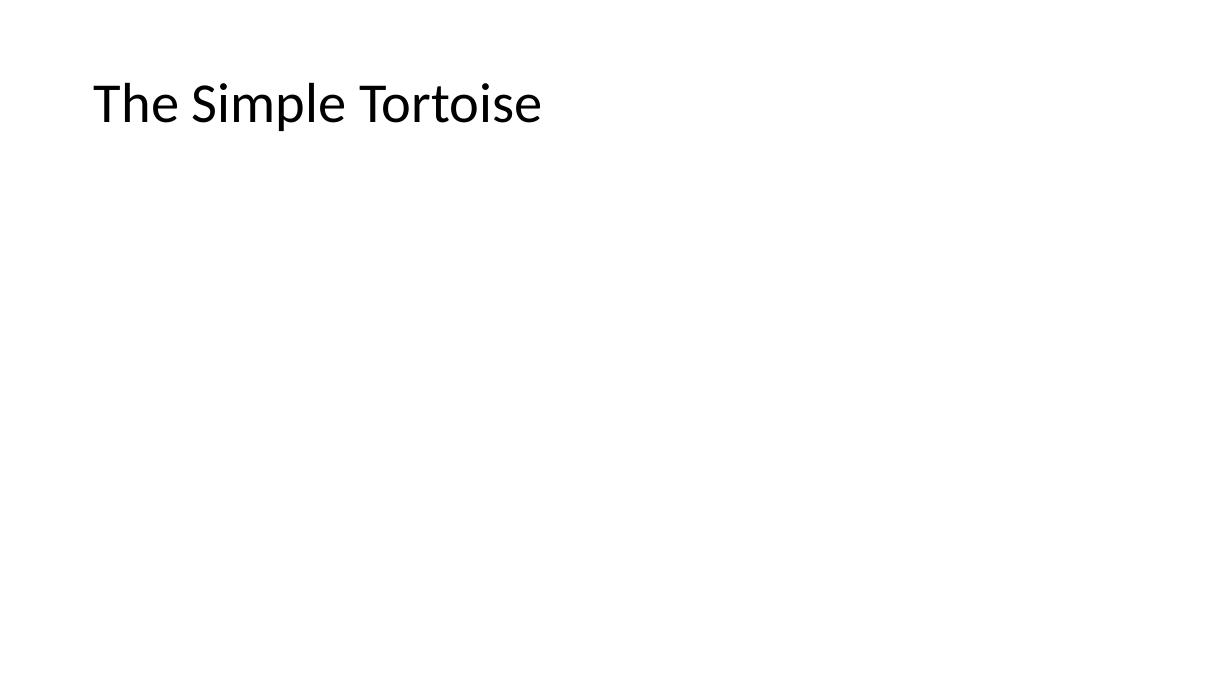
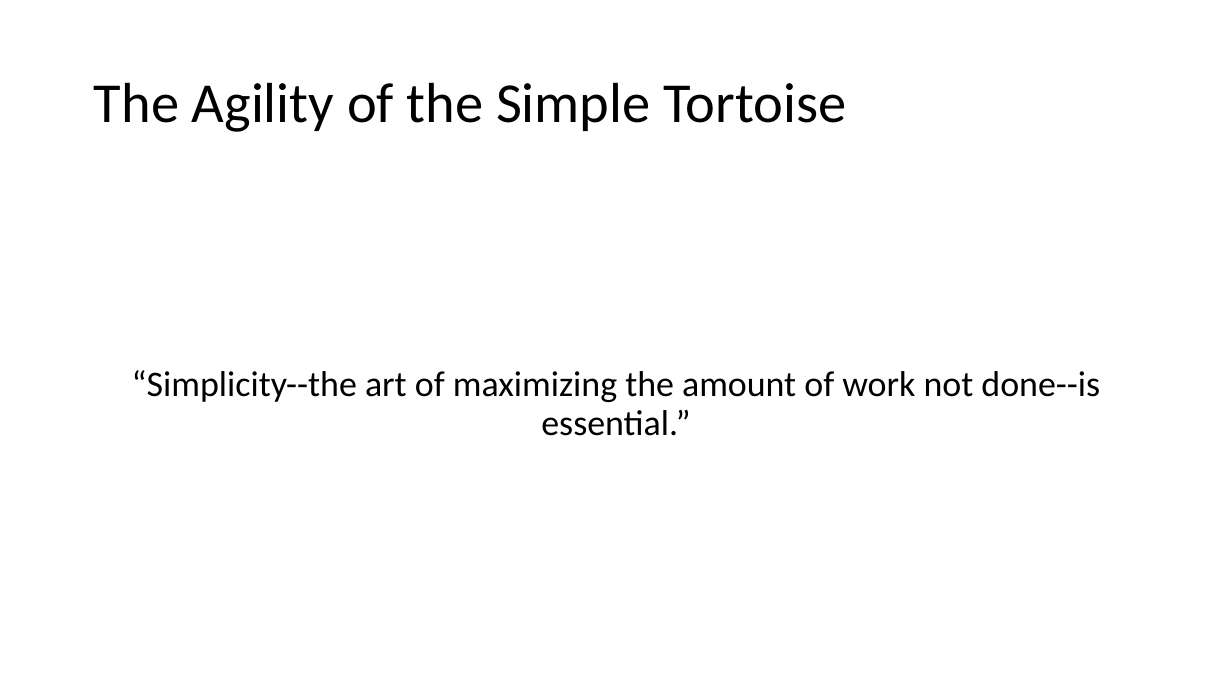
Before and after one commit to jugisahunk/presentations, a slide deck: slide 8 of tortoise-and-hare/tortoise-and-hare.pptx. Drawn at 1232x693 pixels with LibreOffice and Linux fonts; fonts in the diff are those of the drawing. Boxes give left, top, right and bottom in pixels: in the first picture for what was removed or moved away, otherwise in the second. Text is boxed around its words. In the diff, an @@ line names an element or a change of style, - is before the commit and + after.

```diff
--- a/tortoise-and-hare/tortoise-and-hare.pptx
+++ b/tortoise-and-hare/tortoise-and-hare.pptx
@@ title at (94,82,846,132): text changed @@
-The Simple Tortoise
+The Agility of the Simple Tortoise
@@ text added at (132,370,1100,436), 28 pt, text #000000 @@
+“Simplicity--the art of maximizing the amount of work not done--is essential.”
```
Also in this commit, not shown: 8 other slides changed, 1 slide added, 1 other file.
